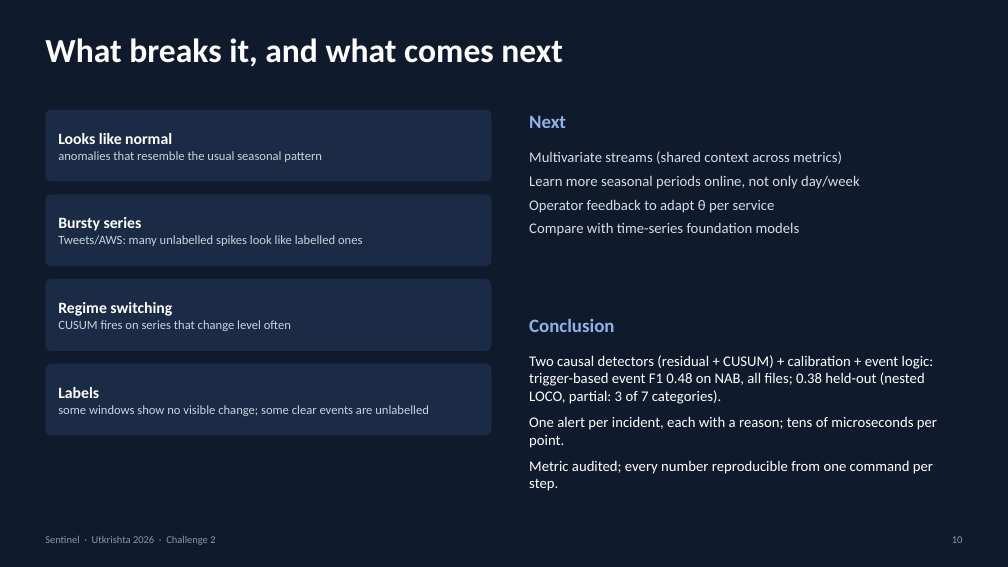
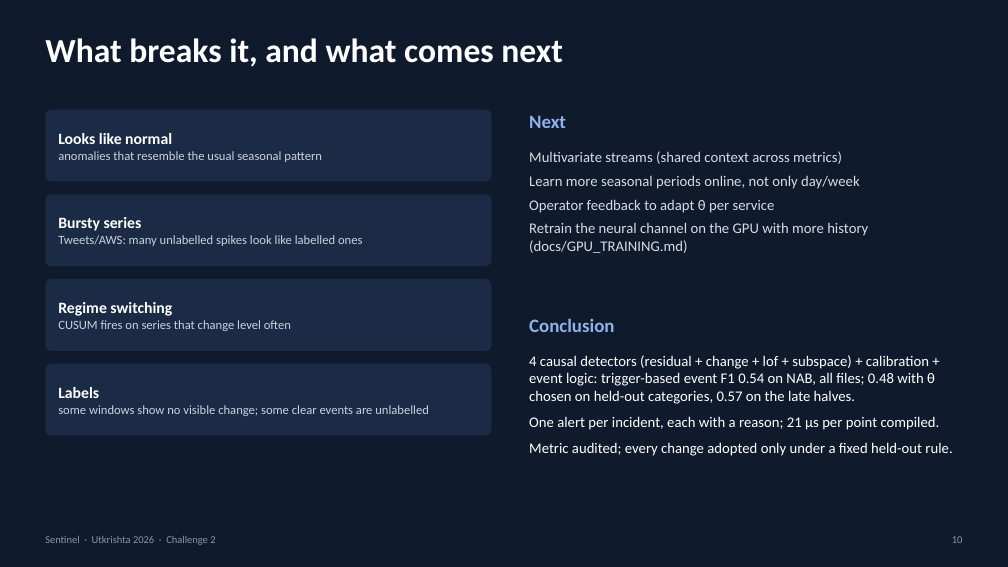
Before and after one commit to KumarranMahesh/sentinel, a slide deck: slide 10 of slides/Sentinel_Challenge2.pptx. Drawn at 1008x567 pixels with LibreOffice and Linux fonts; fonts in the diff are those of the drawing. Boxes give left, top, right and bottom in pixels: in the first picture for what was removed or moved away, otherwise in the second. Text is boxed around its words. In the diff, an @@ line names an element or a change of style, - is before the commit and + after.

```diff
--- a/slides/Sentinel_Challenge2.pptx
+++ b/slides/Sentinel_Challenge2.pptx
@@ text at (x1=529, y1=222, x2=868, y2=253): text changed @@
-Compare with time-series foundation models
+Retrain the neural channel on the GPU with more history (docs/GPU_TRAINING.md)
@@ text at (x1=529, y1=355, x2=952, y2=456): text changed @@
-Two causal detectors (residual + CUSUM) + calibration + event logic: trigger-based event F1 0.48 on NAB, all files; 0.38 held-out (nested LOCO, partial: 3 of 7 categories).
-One alert per incident, each with a reason; tens of microseconds per point.
-Metric audited; every number reproducible from one command per step.
+4 causal detectors (residual + change + lof + subspace) + calibration + event logic: trigger-based event F1 0.54 on NAB, all files; 0.48 with θ chosen on held-out categories, 0.57 on the late halves.
+One alert per incident, each with a reason; 21 µs per point compiled.
+Metric audited; every change adopted only under a fixed held-out rule.
```
Also in this commit, not shown: 5 other slides changed, 1 slide added, 1 slide removed, 26 other files.
